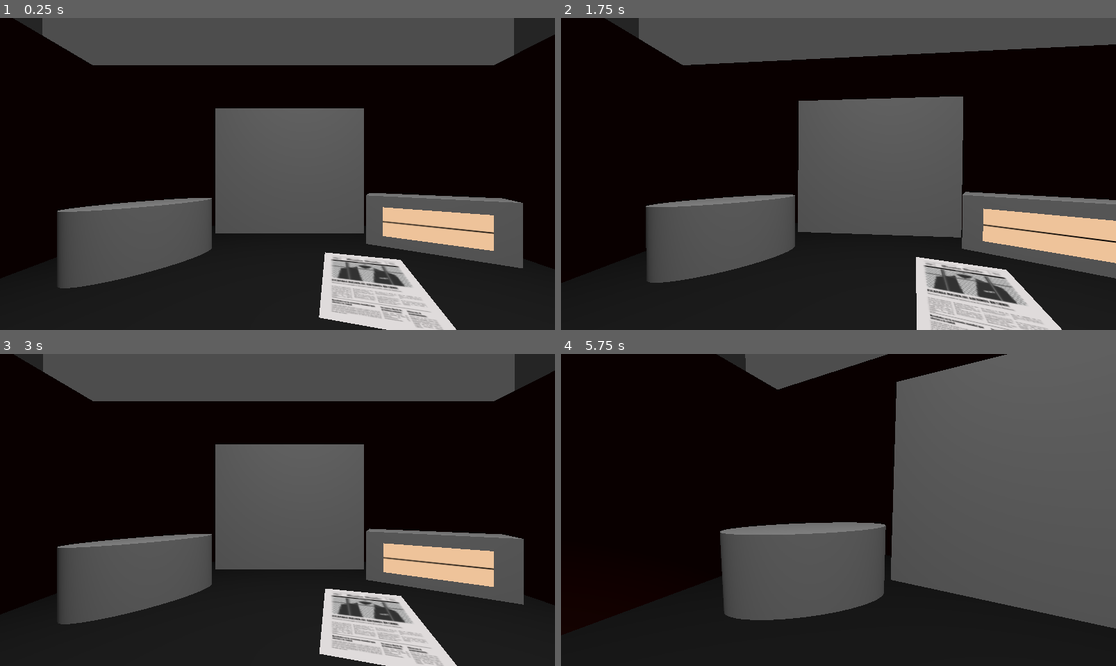
Above: before the commit, frames 1-4 (two rows, left to right).
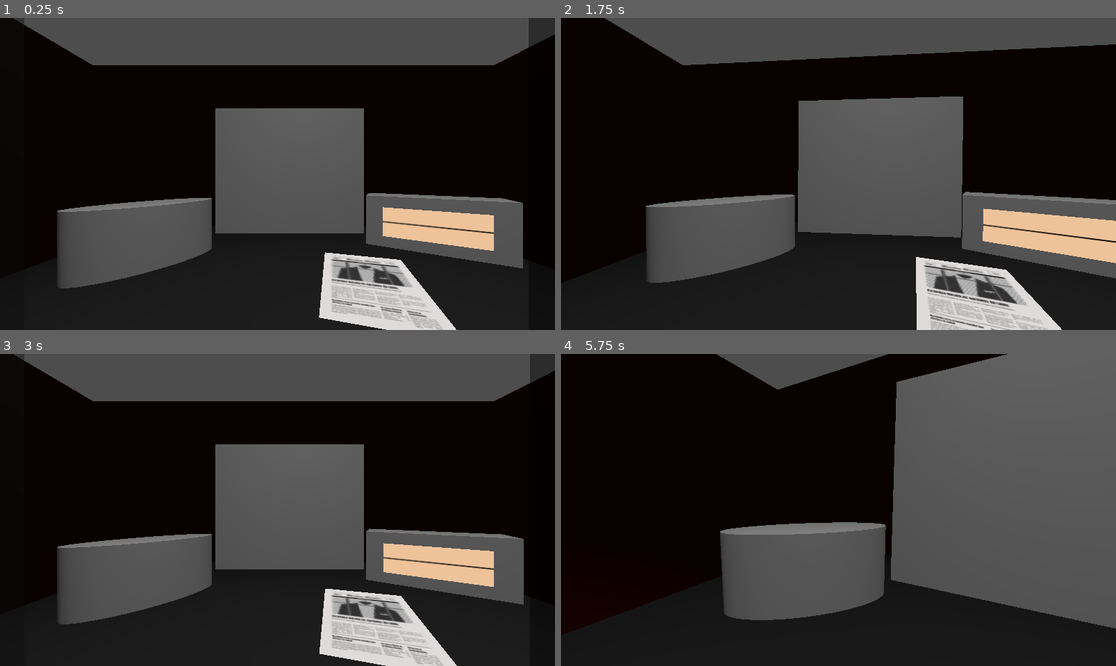
Above: after the commit, the same moments.

Repository: aaracan246/gameoff2025-ettudiopitijopo
Game: Godot game, scene res://Scenes/demo.tscn
Same seed, same stepped clock (60 frames per second), same inputs: the game is played once before the commit and once after it.
Inputs (mouse positions are in pixels of both pictures, inside the frame that each line leads up to):
- Up to frame 1 (0.25 s): no input
- Up to frame 2 (1.75 s): tap Enter at 0.5 s; move the mouse to (960, 158) at 0.52 s; click (960, 158) at 0.67 s; tap Space at 1.25 s; move the mouse to (727, 189) at 1.27 s; click (727, 189) at 1.42 s
- Up to frame 3 (3 s): move the mouse to (333, 441) at 2.02 s; click (333, 441) at 2.17 s; tap Enter at 2.75 s; move the mouse to (249, 572) at 2.77 s; click (249, 572) at 2.92 s
- Up to frame 4 (5.75 s): move the mouse to (1005, 556) at 3.52 s; click (1005, 556) at 3.67 s; tap Space at 4.25 s; move the mouse to (672, 463) at 4.27 s; click (672, 463) at 4.42 s; tap Enter at 5 s; move the mouse to (866, 510) at 5.02 s; click (866, 510) at 5.17 s

The runs differ from the first frame. In frame 1, 0.4% of the frame differs, in the area x 4-96%, y 0-12%; in frame 2, 0.2%; in frame 3, 0.4%; in frame 4, 0.1%.

Commit message:
fixed player

Diff:
--- a/Scenes/map.gd
+++ b/Scenes/map.gd
@@ -2,10 +2,12 @@
 
 @export var transition_duration: float = 1.0
 var actual_camera: Camera3D
+var next_camera: Camera3D
 var is_moving = false
 
 func _ready() -> void:
 	$Player.current = true
+	actual_camera = $Player
 
 func _process(_delta: float) -> void:
 	if !$Player.current:
--- a/Scenes/player.tscn
+++ b/Scenes/player.tscn
@@ -1,14 +1,18 @@
-[gd_scene load_steps=6 format=3 uid="uid://ct3rcan86re81"]
+[gd_scene load_steps=7 format=3 uid="uid://ct3rcan86re81"]
 
 [ext_resource type="Script" uid="uid://cu57r7amwj8a7" path="res://Scripts/player.gd" id="1_v0iea"]
 
 [sub_resource type="BoxShape3D" id="BoxShape3D_v0iea"]
-size = Vector3(1, 5.557106, 1)
+size = Vector3(0.15356445, 0.95592976, 0.15216064)
 
 [sub_resource type="BoxMesh" id="BoxMesh_v0iea"]
 
+[sub_resource type="StandardMaterial3D" id="StandardMaterial3D_v0iea"]
+transparency = 1
+albedo_color = Color(0, 0, 0, 0.44313726)
+
 [sub_resource type="BoxShape3D" id="BoxShape3D_cvnsp"]
-size = Vector3(1, 6.5647736, 1)
+size = Vector3(0.14215088, 0.77547073, 0.13188934)
 
 [sub_resource type="BoxMesh" id="BoxMesh_cvnsp"]
 
@@ -16,26 +20,28 @@
 script = ExtResource("1_v0iea")
 
 [node name="Right" type="Area3D" parent="."]
-transform = Transform3D(1, 0, 0, 0, 1, 0, 0, 0, 1, 4.8481593, 0, -3.2318857)
+transform = Transform3D(1, 0, 0, 0, 1, 0, 0, 0, 1, 0.028380185, 0, 0.16944057)
 
 [node name="CollisionShape3D" type="CollisionShape3D" parent="Right"]
-transform = Transform3D(1, 0, 0, 0, 1, 0, 0, 0, 1, 0.007572174, 0.23744583, 0)
+transform = Transform3D(1, 0, 0, 0, 1, 0, 0, 0, 1, 0.39016724, -0.031811237, -0.396801)
 shape = SubResource("BoxShape3D_v0iea")
 
 [node name="MeshInstance3D" type="MeshInstance3D" parent="Right"]
-transform = Transform3D(1, 0, 0, 0, 5.978578, 0, 0, 0, 1, 0, 0, 0)
+transform = Transform3D(0.15133692, 0, 0, 0, 1.0404296, 0, 0, 0, 0.14039218, 0.38789892, 0, -0.37527323)
 mesh = SubResource("BoxMesh_v0iea")
+surface_material_override/0 = SubResource("StandardMaterial3D_v0iea")
 
 [node name="Left" type="Area3D" parent="."]
-transform = Transform3D(1, 0, 0, 0, 1, 0, 0, 0, 1, -4.867388, 0, -3.2760248)
+transform = Transform3D(1, 0, 0, 0, 1, 0, 0, 0, 1, -0.8363528, 0, 0.1459223)
 
 [node name="CollisionShape3D" type="CollisionShape3D" parent="Left"]
-transform = Transform3D(1, 0, 0, 0, 1, 0, 0, 0, 1, 0, 0.14533234, 0)
+transform = Transform3D(1, 0, 0, 0, 1, 0, 0, 0, 1, 0.38809204, -0.020643234, -0.3744316)
 shape = SubResource("BoxShape3D_cvnsp")
 
 [node name="MeshInstance3D" type="MeshInstance3D" parent="Left"]
-transform = Transform3D(1, 0, 0, 0, 6.8171263, 0, 0, 0, 1, 0, 0, 0)
+transform = Transform3D(0.15133692, 0, 0, 0, 1.0404296, 0, 0, 0, 0.14039218, 0.38789892, 0, -0.37527323)
 mesh = SubResource("BoxMesh_cvnsp")
+surface_material_override/0 = SubResource("StandardMaterial3D_v0iea")
 
 [node name="TimerRight" type="Timer" parent="."]
 one_shot = true
Not shown, added: gamejam concept/GameJam/IMG_0825.PNG.import
Not shown, added: gamejam concept/GameJam/IMG_0826.PNG.import
Not shown, added: gamejam concept/GameJam/IMG_0827.PNG.import
Not shown, added: gamejam concept/GameJam/IMG_0828.PNG.import
Not shown, added: gamejam concept/GameJam/IMG_0829.PNG.import
Not shown, added: gamejam concept/GameJam/IMG_0830.PNG.import
Not shown, added: gamejam concept/GameJam/IMG_0832.PNG.import
Not shown, added: gamejam concept/GameJam/IMG_0833.PNG.import
Not shown, added: gamejam concept/GameJam/IMG_0834.PNG.import
Not shown, added: gamejam concept/GameJam/IMG_0835.PNG.import
